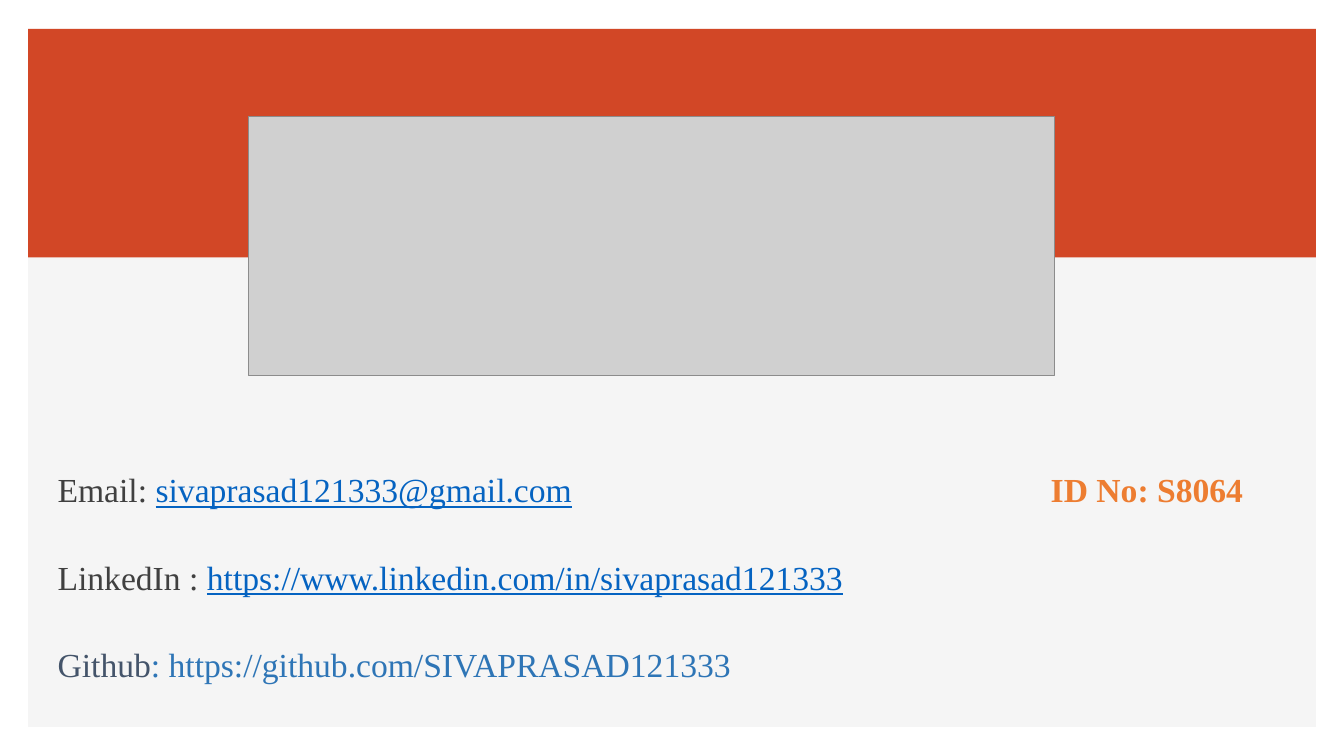
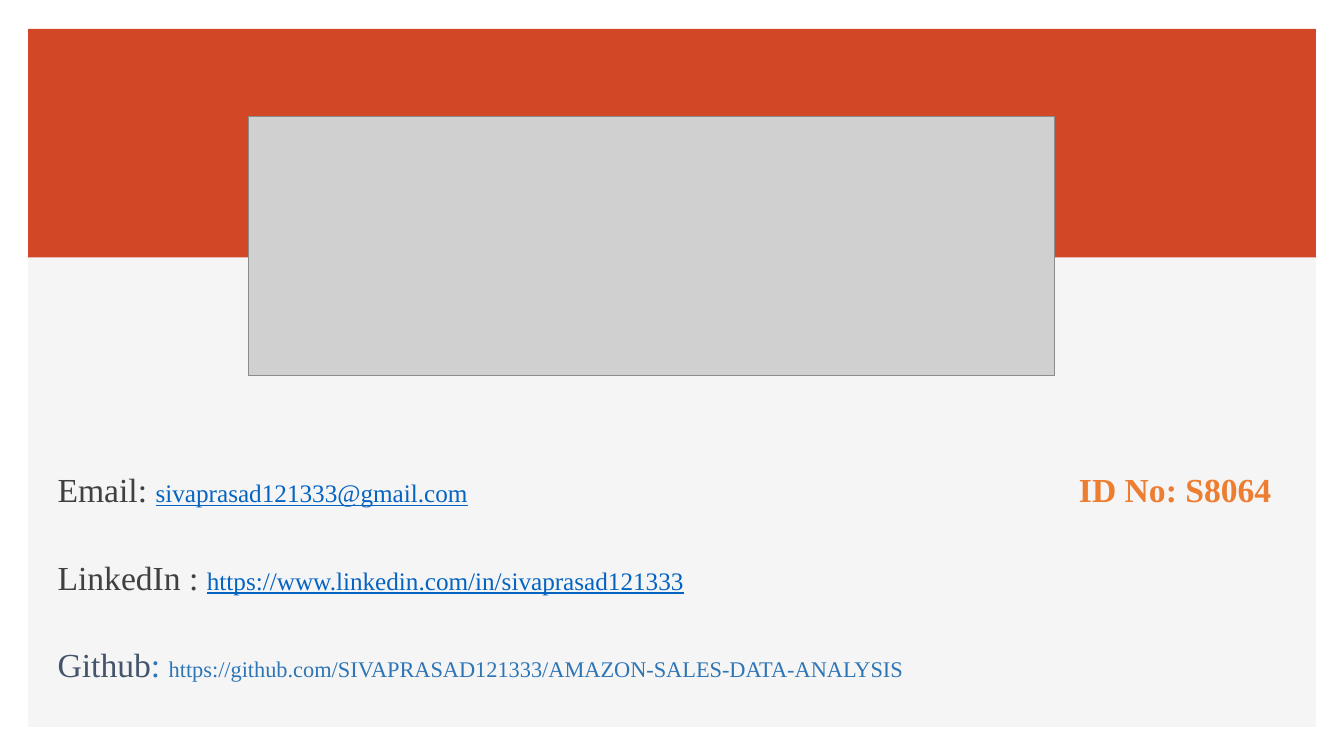
Before and after one commit to SIVAPRASAD121333/AMAZON-SALES-DATA-ANALYSIS, a slide deck: slide 13 of Amazon Sales Data Analysis.pptx. Drawn at 1344x756 pixels with LibreOffice and Linux fonts; fonts in the diff are those of the drawing; grey boxes stand for pictures. Boxes give left, top, right and bottom in pixels: in the first picture for what was removed or moved away, otherwise in the second. Text is boxed around its words. In the diff, an @@ line names an element or a change of style, - is before the commit and + after.

```diff
--- a/Amazon Sales Data Analysis.pptx
+++ b/Amazon Sales Data Analysis.pptx
@@ text at (x1=58, y1=478, x2=684, y2=596): size 24 to 18 pt in "sivaprasad121333@gmail.com", "https://www.linkedin.com/in/sivaprasad121333" @@
@@ text at (x1=58, y1=653, x2=903, y2=682): text changed; size 24 to 16 pt @@
-Github: https://github.com/SIVAPRASAD121333
+Github: https://github.com/SIVAPRASAD121333/AMAZON-SALES-DATA-ANALYSIS
```
